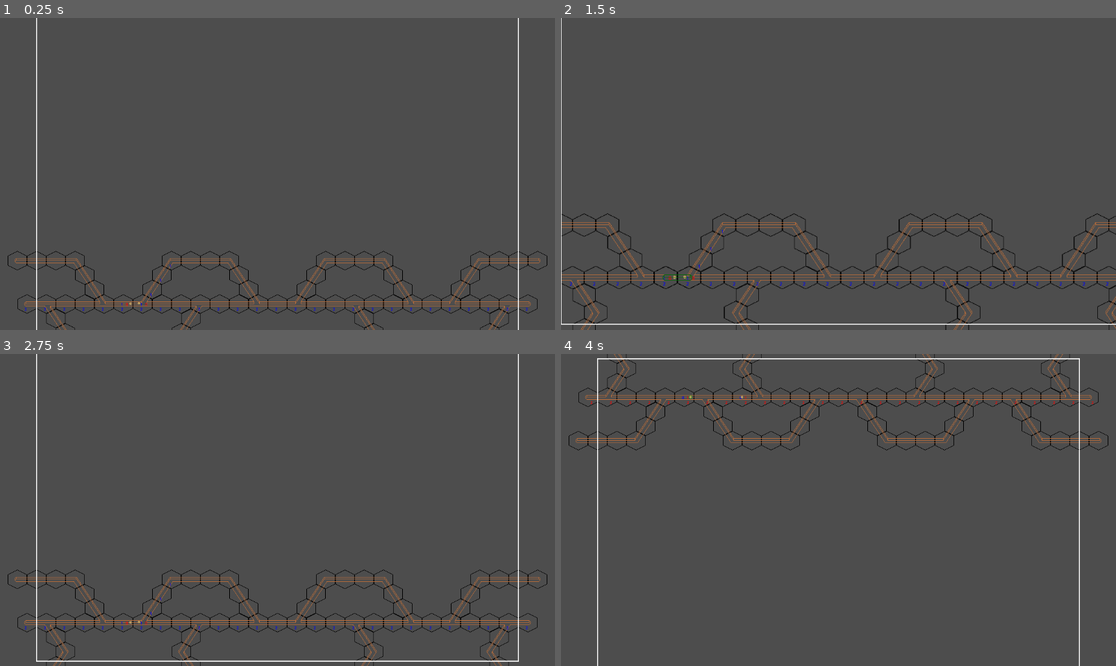
Above: before the commit, frames 1-4 (two rows, left to right).
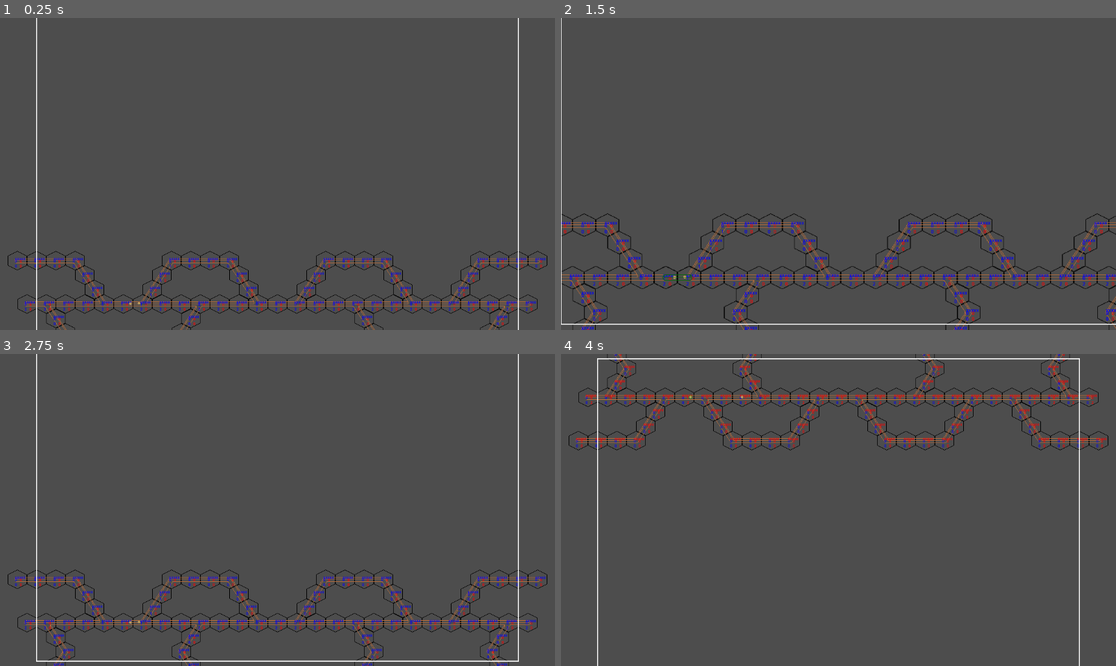
Above: after the commit, the same moments.

Repository: rjstebe/Trench-War
Game: Godot game, scene res://scenes/tile_map_test_scene.tscn
Same seed, same stepped clock (60 frames per second), same inputs: the game is played once before the commit and once after it.
Inputs (mouse positions are in pixels of both pictures, inside the frame that each line leads up to):
- Up to frame 1 (0.25 s): no input
- Up to frame 2 (1.5 s): tap Enter at 0.5 s; move the mouse to (694, 305) at 0.52 s; hold Right (ui_right) 0.53-1.28 s; tap T (build_trench_hotkey) at 0.6 s; click (694, 305) at 0.67 s; tap Space at 1.25 s; move the mouse to (699, 305) at 1.27 s; hold Down (ui_down) from 1.28 s (still down); tap Mouse wheel up (cam_zoom_in) at 1.35 s; click (699, 305) at 1.42 s
- Up to frame 3 (2.75 s): tap Enter at 2 s; move the mouse to (333, 441) at 2.02 s; release Down (ui_down) at 2.03 s; hold Right (ui_right) from 2.03 s (still down); tap Mouse wheel down (cam_zoom_out) at 2.1 s
- Up to frame 4 (4 s): tap Space at 2.75 s; move the mouse to (810, 572) at 2.77 s; release Right (ui_right) at 2.78 s; hold Up (ui_up) 2.78-3.53 s; right-click (810, 572) at 2.85 s; click (810, 572) at 2.92 s; tap Enter at 3.5 s; move the mouse to (688, 397) at 3.52 s; hold Left (ui_left) from 3.53 s (still down); click (688, 397) at 3.6 s

The runs differ from the first frame. In frame 1, 1.4% of the frame differs, in the area x 2-99%, y 76-99%; in frame 2, 1.7%, in the area x 0-100%, y 65-100%; in frame 3, 1.6%; in frame 4, 1.5%.

Commit message:
added debug label for trench ownership to be used later for pathfinding and automated trench clearing orders

Diff:
--- a/scripts/building_grid.gd
+++ b/scripts/building_grid.gd
@@ -16,12 +16,14 @@
 var enemy_soldier_count = {}
 var player_count_debug_labels = {}
 var enemy_count_debug_labels = {}
-var player_safe_hexes = []
-var enemy_safe_hexes = []
 var player_vision_count = {}
 var enemy_vision_count = {}
 var player_vision_debug_labels = {}
 var enemy_vision_debug_labels = {}
+var player_owned_hexes = []
+var enemy_owned_hexes = []
+var ownership_debug_labels = {}
+var update_trench_ownership = true
 
 # Use _tile_data_runtime_update when updating tilemap layers that should have collisions disabled
 func _use_tile_data_runtime_update(layer:int, _coords:Vector2i) -> bool:
@@ -33,6 +35,13 @@
 
 func _ready():
 	_set_up_trench_neighbors_lookup_table()
+	for hex_position in get_used_cells(REAL_LAYER_INDEX):
+		_init_hex(hex_position)
+
+func _process(_delta):
+	if update_trench_ownership:
+		_update_trench_ownership()
+		update_trench_ownership = false
 
 func _on_soldier_enter_hex(soldier:Soldier, hex_position:Vector2i):
 	_modify_soldier_count(hex_position, soldier.side, 1)
@@ -40,55 +49,79 @@
 func _on_soldier_leave_hex(soldier:Soldier, hex_position:Vector2i):
 	_modify_soldier_count(hex_position, soldier.side, -1)
 
-func _modify_soldier_count(hex_position:Vector2i, side:PlayerManager.Side, change:int):
+func _init_hex(hex_position:Vector2i):
 	if not player_soldier_count.has(hex_position):
 		player_soldier_count[hex_position] = 0
 		enemy_soldier_count[hex_position] = 0
-		var player_label = debug_label_scene.instantiate()
-		var enemy_label = debug_label_scene.instantiate()
-		add_child(player_label)
-		add_child(enemy_label)
-		player_label.position = map_to_local(hex_position)+Vector2(-10, -10)
-		enemy_label.position = map_to_local(hex_position)+Vector2(10, -10)
-		player_label.get_child(0).set("theme_override_colors/font_color",Color.BLUE)
-		player_label.get_child(0).text = "0"
-		enemy_label.get_child(0).set("theme_override_colors/font_color",Color.RED)
-		enemy_label.get_child(0).text = "0"
-		player_count_debug_labels[hex_position] = player_label
-		enemy_count_debug_labels[hex_position] = enemy_label
+		var player_count_label = debug_label_scene.instantiate()
+		var enemy_count_label = debug_label_scene.instantiate()
+		add_child(player_count_label)
+		add_child(enemy_count_label)
+		player_count_label.position = map_to_local(hex_position)+Vector2(-10, -10)
+		enemy_count_label.position = map_to_local(hex_position)+Vector2(10, -10)
+		player_count_label.get_child(0).set("theme_override_colors/font_color",Color.BLUE)
+		player_count_label.get_child(0).text = "0"
+		enemy_count_label.get_child(0).set("theme_override_colors/font_color",Color.RED)
+		enemy_count_label.get_child(0).text = "0"
+		player_count_debug_labels[hex_position] = player_count_label
+		enemy_count_debug_labels[hex_position] = enemy_count_label
+		player_vision_count[hex_position] = 0
+		enemy_vision_count[hex_position] = 0
+		var player_vision_label = debug_label_scene.instantiate()
+		var enemy_vision_label = debug_label_scene.instantiate()
+		add_child(player_vision_label)
+		add_child(enemy_vision_label)
+		player_vision_label.position = map_to_local(hex_position)+Vector2(-10, 10)
+		enemy_vision_label.position = map_to_local(hex_position)+Vector2(10, 10)
+		player_vision_label.get_child(0).set("theme_override_colors/font_color",Color.BLUE)
+		enemy_vision_label.get_child(0).set("theme_override_colors/font_color",Color.RED)
+		player_vision_label.get_child(0).text = "0"
+		enemy_vision_label.get_child(0).text = "0"
+		player_vision_debug_labels[hex_position] = player_vision_label
+		enemy_vision_debug_labels[hex_position] = enemy_vision_label
+		player_soldier_count[hex_position] = 0
+		enemy_soldier_count[hex_position] = 0
+		var ownership_label = debug_label_scene.instantiate()
+		add_child(ownership_label)
+		ownership_label.position = map_to_local(hex_position)+Vector2(-10, -20)
+		ownership_label.get_child(0).set("theme_override_colors/font_color",Color.YELLOW)
+		ownership_label.get_child(0).text = "xxxxx"
+		ownership_debug_labels[hex_position] = ownership_label
+
+func _modify_soldier_count(hex_position:Vector2i, side:PlayerManager.Side, change:int):
 	if side == PlayerManager.Side.PLAYER:
+		if player_soldier_count[hex_position] == 0 and change != 0:
+			update_trench_ownership = true
 		player_soldier_count[hex_position] += change
+		if player_soldier_count[hex_position] == 0 and change != 0:
+			update_trench_ownership = true
 		player_count_debug_labels[hex_position].get_child(0).text = str(player_soldier_count[hex_position])
 		for vision_position in get_trench_hexes_in_line_of_sight(hex_position):
 			_modify_vision_count(vision_position, side, change)
-	elif side == PlayerManager.Side.ENEMY:
+	if side == PlayerManager.Side.ENEMY:
+		if enemy_soldier_count[hex_position] == 0 and change != 0:
+			update_trench_ownership = true
 		enemy_soldier_count[hex_position] += change
+		if enemy_soldier_count[hex_position] == 0 and change != 0:
+			update_trench_ownership = true
 		enemy_count_debug_labels[hex_position].get_child(0).text = str(enemy_soldier_count[hex_position])
 		for vision_position in get_trench_hexes_in_line_of_sight(hex_position):
 			_modify_vision_count(vision_position, side, change)
 
 func _modify_vision_count(hex_position:Vector2i, side:PlayerManager.Side, change:int):
 	if side == PlayerManager.Side.PLAYER:
-		if not player_vision_count.has(hex_position):
-			player_vision_count[hex_position] = 0
-			var player_label = debug_label_scene.instantiate()
-			add_child(player_label)
-			player_label.position = map_to_local(hex_position)+Vector2(-10, 10)
-			player_label.get_child(0).set("theme_override_colors/font_color",Color.BLUE)
-			player_label.get_child(0).text = "0"
-			player_vision_debug_labels[hex_position] = player_label
+		if player_vision_count[hex_position] == 0 and change != 0:
+			update_trench_ownership = true
 		player_vision_count[hex_position] += change
+		if player_vision_count[hex_position] == 0 and change != 0:
+			update_trench_ownership = true
 		player_vision_debug_labels[hex_position].get_child(0).text = str(player_vision_count[hex_position])
 	elif side == PlayerManager.Side.ENEMY:
-		if not enemy_vision_count.has(hex_position):
-			enemy_vision_count[hex_position] = 0
-			var enemy_label = debug_label_scene.instantiate()
-			add_child(enemy_label)
-			enemy_label.position = map_to_local(hex_position)+Vector2(10, 10)
-			enemy_label.get_child(0).set("theme_override_colors/font_color",Color.RED)
-			enemy_label.get_child(0).text = "0"
-			enemy_vision_debug_labels[hex_position] = enemy_label
+		if enemy_vision_count[hex_position] == 0 and change != 0:
+			update_trench_ownership = true
 		enemy_vision_count[hex_position] += change
+		if enemy_vision_count[hex_position] == 0 and change != 0:
+			update_trench_ownership = true
 		enemy_vision_debug_labels[hex_position].get_child(0).text = str(enemy_vision_count[hex_position])
 
 func _set_up_trench_neighbors_lookup_table():
@@ -101,6 +134,80 @@
 			if atlas_tile_data.get_terrain_peering_bit(neighbor) == TRENCH_TERRAIN_INDEX:
 				neighbors.append(neighbor)
 		trench_neighbors_lookup_table[neighbors] = atlas_coord_and_alt_id
+
+func _update_trench_ownership():
+	player_owned_hexes.clear()
+	enemy_owned_hexes.clear()
+	var contested_trenches = []
+	for hex_position in get_used_cells(REAL_LAYER_INDEX):
+		# If hex has already been searched as a part of a region, skip this hex
+		if player_owned_hexes.has(hex_position) or enemy_owned_hexes.has(hex_position) or contested_trenches.has(hex_position):
+			continue
+		# If hex has both player and enemy soldier presence, that hex is contested
+		if player_soldier_count[hex_position] != 0 and enemy_soldier_count[hex_position] != 0:
+			contested_trenches.append(hex_position)
+			ownership_debug_labels[hex_position].get_child(0).set("theme_override_colors/font_color",Color.YELLOW)
+			continue
+		# If hex is empty of soldiers or has soldiers of only one side, a search must be made
+		var result = _trench_region_presence_check(hex_position)
+		# If hex is empty of soldiers, add it to the proper ownership group
+		if player_soldier_count[hex_position] == 0 and enemy_soldier_count[hex_position] == 0:
+			if result[0] and not result[1]:
+				player_owned_hexes.append_array(result[2])
+				for changed_hex in result[2]:
+					ownership_debug_labels[changed_hex].get_child(0).set("theme_override_colors/font_color",Color.BLUE)
+			elif not result[0] and result[1]:
+				enemy_owned_hexes.append_array(result[2])
+				for changed_hex in result[2]:
+					ownership_debug_labels[changed_hex].get_child(0).set("theme_override_colors/font_color",Color.RED)
+			else:
+				contested_trenches.append_array(result[2])
+				for changed_hex in result[2]:
+					ownership_debug_labels[changed_hex].get_child(0).set("theme_override_colors/font_color",Color.YELLOW)
+			continue
+		# If hex has only player or only enemy presence, determine whether hex is player owned, enemy owned, or contested
+		# and add the current hex only to the proper group
+		if result[0] and not result[1]:
+			player_owned_hexes.append(hex_position)
+			ownership_debug_labels[hex_position].get_child(0).set("theme_override_colors/font_color",Color.BLUE)
+		elif not result[0] and result[1]:
+			enemy_owned_hexes.append(hex_position)
+			ownership_debug_labels[hex_position].get_child(0).set("theme_override_colors/font_color",Color.RED)
+		else:
+			contested_trenches.append(hex_position)
+			ownership_debug_labels[hex_position].get_child(0).set("theme_override_colors/font_color",Color.YELLOW)
+
+# Returns presence of player soldiers in region and presence of enemy soldiers in region for pathfinding purposes, as well as the region searched
+# Returns [player_presence, enemy_presence, region_hexes]
+func _trench_region_presence_check(hex_position:Vector2i):
+	var player_presence = player_soldier_count[hex_position] != 0
+	var enemy_presence = enemy_soldier_count[hex_position] != 0
+	# Do not block search if starting hex has soldiers in it
+	var searched_hexes = [hex_position]
+	var region_hexes = [hex_position]
+	var hexes_to_search = Array(get_adjacent_trench_hex_positions(hex_position))
+	while not hexes_to_search.is_empty():
+		var current_hex = hexes_to_search.pop_front()
+		searched_hexes.append(current_hex)
+		# If reachable hex contains both player and enemy soldiers, region is contested:
+		if player_soldier_count[current_hex] != 0 and enemy_soldier_count[current_hex] != 0:
+			player_presence = true
+			enemy_presence = true
+			continue
+		# If reachable hex contains player soldiers, region has a player presence
+		if player_soldier_count[current_hex] != 0:
+			player_presence = true
+			continue
+		# Same as above but player and enemy are reversed
+		if enemy_soldier_count[current_hex] != 0:
+			enemy_presence = true
+			continue
+		# If no soldiers found, add cell to region and add new adjacent cells to search list
+		region_hexes.append(current_hex)
+		for adjacent_hex_position in get_adjacent_trench_hex_positions(current_hex):
+			if not searched_hexes.has(adjacent_hex_position) and not hexes_to_search.has(adjacent_hex_position):
+				hexes_to_search.append(adjacent_hex_position)
+	return [player_presence, enemy_presence, region_hexes]
 
 func _get_all_trench_atlas_coords_and_alt_ids():
 	var coords_and_alt_ids = []
@@ -137,6 +244,9 @@
 	#Remove segment in construction layer
 	_erase_half_trench_segment(CONSTRUCTION_LAYER_INDEX, hex_position_a, get_neighbor_from_direction(hex_position_b-hex_position_a))
 	_erase_half_trench_segment(CONSTRUCTION_LAYER_INDEX, hex_position_b, get_neighbor_from_direction(hex_position_a-hex_position_b))
+	#Initialize new hexes if applicable
+	_init_hex(hex_position_a)
+	_init_hex(hex_position_b)
 	#Update vision data
 	var newly_visible_trenches = _get_trench_hexes_in_line_of_sight_in_direction(hex_position_a, hex_position_b-hex_position_a)
 	newly_visible_trenches.append_array(_get_trench_hexes_in_line_of_sight_in_direction(hex_position_b, hex_position_a-hex_position_b))
@@ -218,13 +328,23 @@
 			adjacent_trench_positions.append([hex_position_a, hex_position_a+get_direction_from_neighbor(neighbor)])
 	return adjacent_trench_positions
 
+# Get all adjacent real trench hexes to the given one
+func get_adjacent_trench_hex_positions(hex_position):
+	var tile_data = get_cell_tile_data(REAL_LAYER_INDEX, hex_position)
+	var adjacent_trench_hex_positions = []
+	for neighbor in get_neighbor_list():
+		var direction = get_direction_from_neighbor(neighbor)
+		if tile_data.get_terrain_peering_bit(neighbor) == TRENCH_TERRAIN_INDEX:
+			adjacent_trench_hex_positions.append(hex_position + direction)
+	return adjacent_trench_hex_positions
+
 #Returns all trench hexes that have a clear line of sight to the given hex position
 func get_trench_hexes_in_line_of_sight(hex_position):
-	var trench_positions_in_line_of_sight = [hex_position]
+	var trench_hex_positions_in_line_of_sight = [hex_position]
 	for neighbor in get_neighbor_list():
 		var direction = get_direction_from_neighbor(neighbor)
-		trench_positions_in_line_of_sight.append_array(_get_trench_hexes_in_line_of_sight_in_direction(hex_position, direction))
-	return trench_positions_in_line_of_sight
+		trench_hex_positions_in_line_of_sight.append_array(_get_trench_hexes_in_line_of_sight_in_direction(hex_position, direction))
+	return trench_hex_positions_in_line_of_sight
 
 #Does not include origin hex
 func _get_trench_hexes_in_line_of_sight_in_direction(hex_position:Vector2i, direction:Vector2i):
